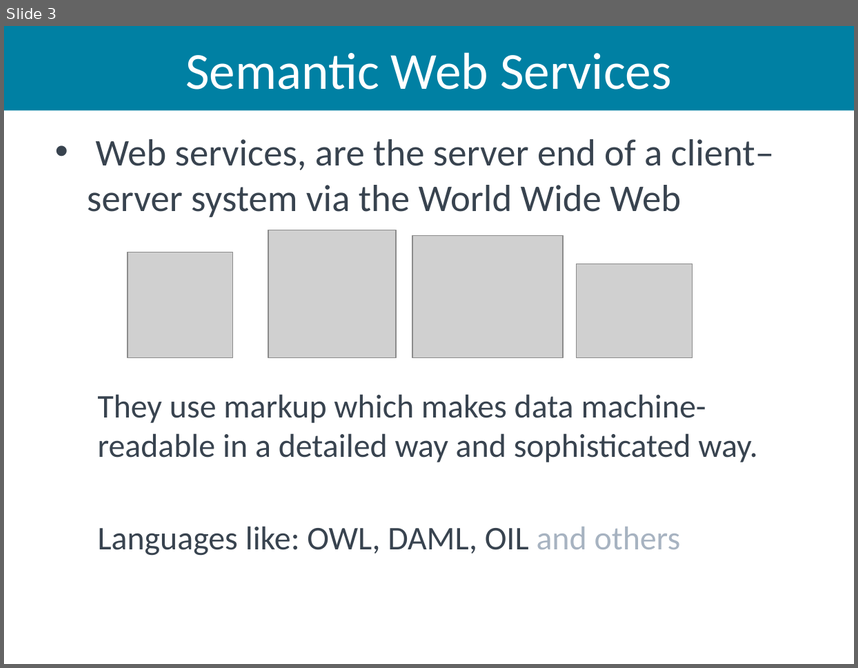
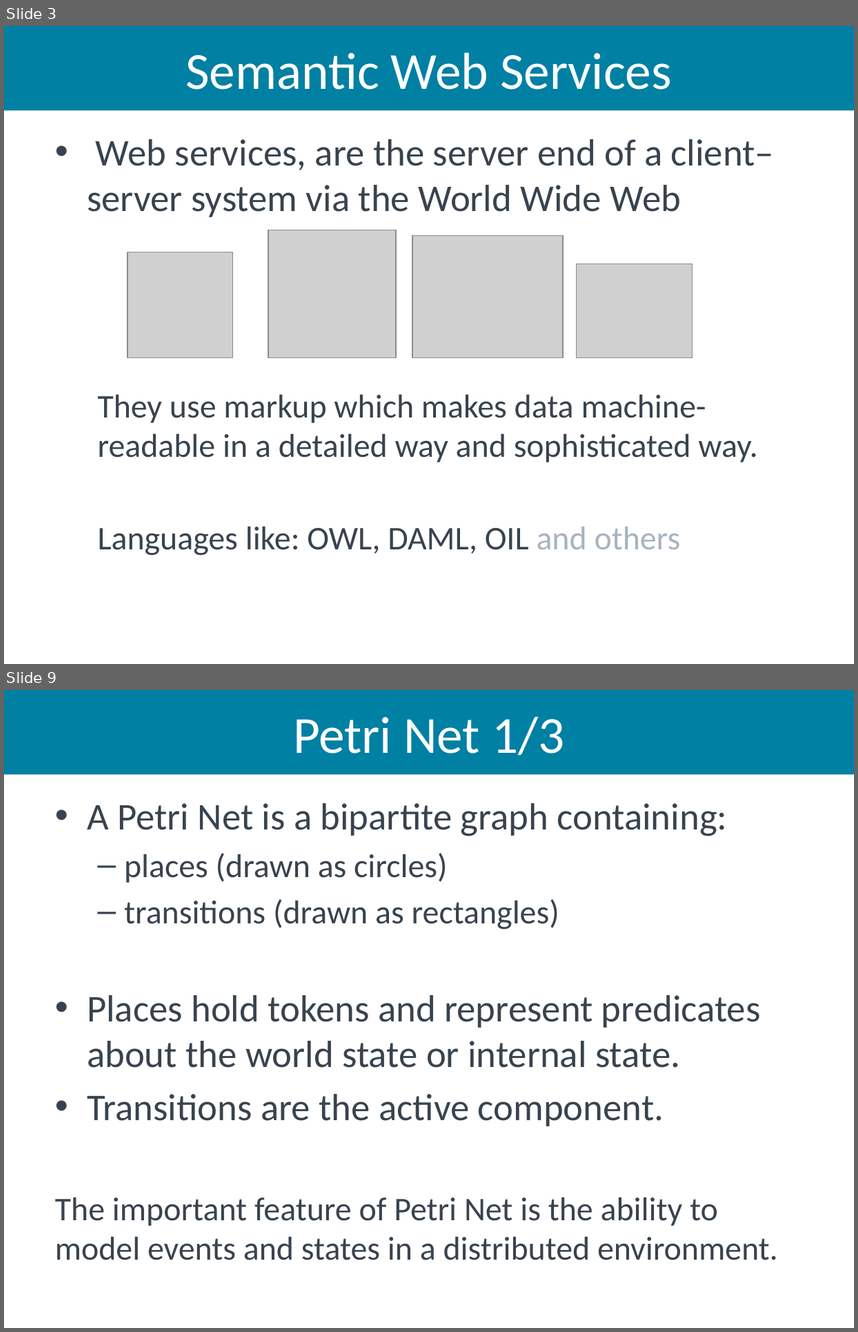
Before and after one commit to aiked/cs565, a slide deck: presentation/michath_slides.pptx. Shown one above the other, each under a label of ours: slide 3 before the commit, slides 3 and 9 after it; the slides between them are not shown. The pictures are 858x668 and 858x1332 pixels, drawn with LibreOffice and Linux fonts; fonts in the diff are those of the drawing; grey boxes stand for pictures. Boxes give left, top, right and bottom in pixels: in the first picture for what was removed or moved away, otherwise in the second. Text is boxed around its words. In the diff, an @@ line names an element or a change of style, - is before the commit and + after.

Commit message:
More slides
Until the Petri Net

```diff
--- a/presentation/michath_slides.pptx
+++ b/presentation/michath_slides.pptx
@@ slide 9 added at box(4, 690, 854, 1328), background #FFFFFF @@
@@ title added at box(4, 690, 854, 774), fill #0080A3, 44 pt, text #FFFFFF @@
+Petri Net 1/3
@@ text added at box(55, 803, 778, 1260), 32 pt, text #38434F @@
+• A Petri Net is a bipartite graph containing:
+  – places (drawn as circles)
+  – transitions (drawn as rectangles)
+• Places hold tokens and represent predicates about the world state or internal state.
+• Transitions are the active component.
+The important feature of Petri Net is the ability to model events and states in a distributed environment.
```
Also in this commit, not shown: 1 slide changed, 5 other slides added.
